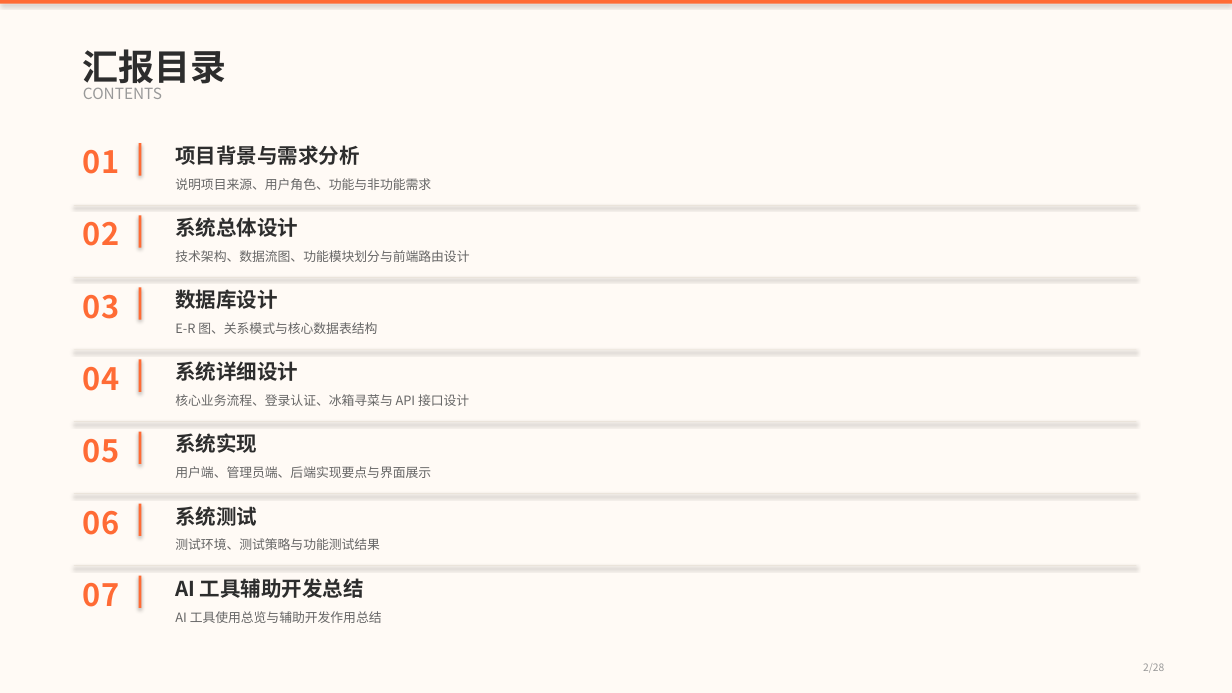
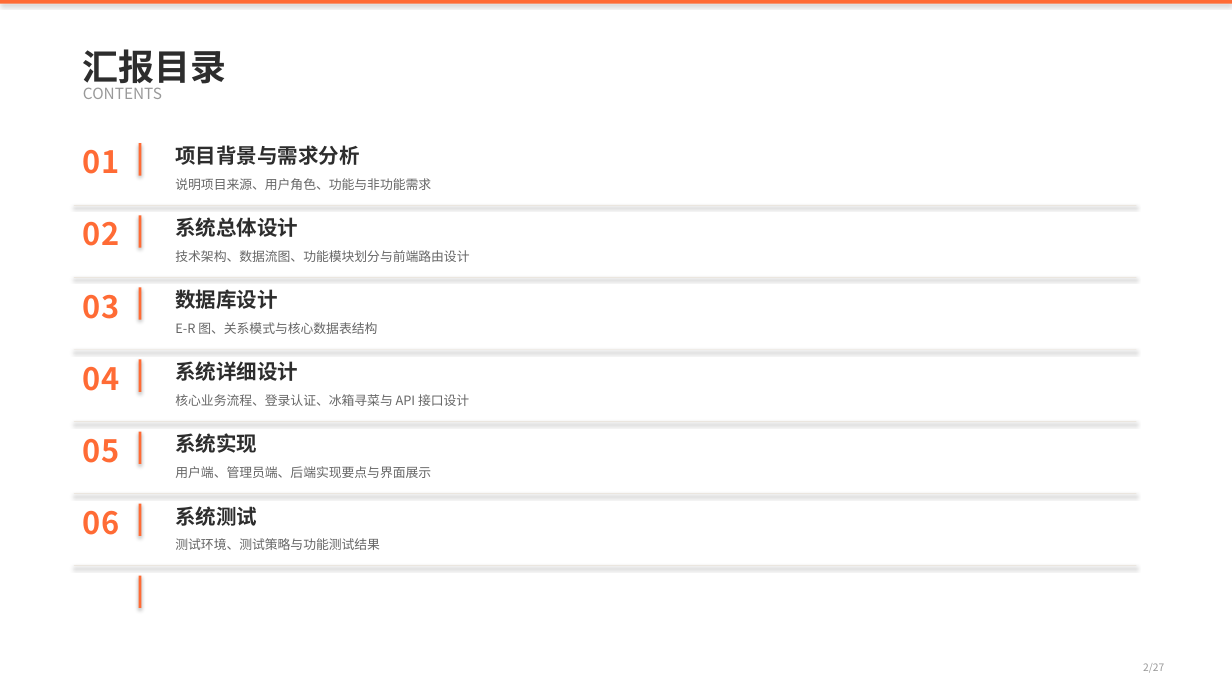
Before and after one commit to 24kHT/recipe-system, a slide deck: slide 2 of output/ppt_optimized/食光菜谱系统_课程汇报_优化版.pptx. Drawn at 1232x693 pixels with LibreOffice and Linux fonts; fonts in the diff are those of the drawing. Boxes give left, top, right and bottom in pixels: in the first picture for what was removed or moved away, otherwise in the second. Text is boxed around its words. In the diff, an @@ line names an element or a change of style, - is before the commit and + after.

Commit message:
删除PPT中AI工具辅助开发章节，仅保留项目网站相关内容（28页→27页）

```diff
--- a/output/ppt_optimized/食光菜谱系统_课程汇报_优化版.pptx
+++ b/output/ppt_optimized/食光菜谱系统_课程汇报_优化版.pptx
@@ background #FFFAF5 to #FFFFFF @@
@@ text removed at <box>83,583,119,607</box> @@
-07
@@ text removed at <box>175,578,364,598</box> @@
-AI 工具辅助开发总结
@@ text removed at <box>175,611,382,623</box> @@
-AI 工具使用总览与辅助开发作用总结
@@ text at <box>1143,663,1164,673</box>: text changed @@
-2/28
+2/27
```
Also in this commit, not shown: 26 other slides changed, 1 slide removed.
